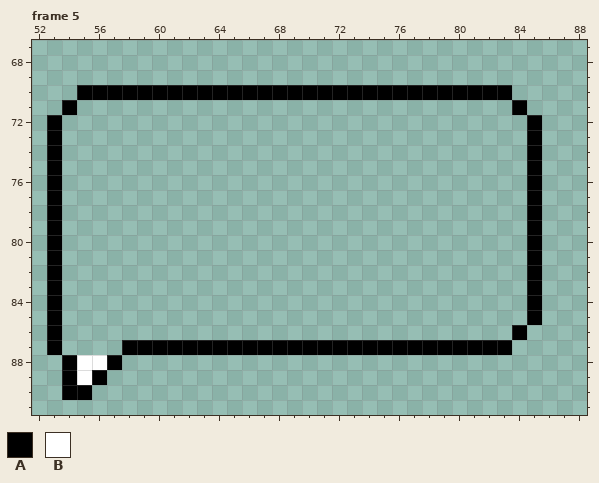
File history of a pixel-art file, Resources/Images/DialogCloud.aseprite. Above, as it was before the edit.
240x240 pixels, 5 frames. Shown: frame 5: x 52..88, y 67..91.
Visible layers, top first: "BottomBar", "RightBar", "LeftBar", "BottomRight", "TopBar", "TopRight", "TopLeft", "Dialog".
Palette (. is transparent): A #000000  B #ffffff
Pixels before, frame 5, first column x 53:
70 ..AAAAAAAAAAAAAAAAAAAAAAAAAAAAA..
71 .A.............................A.
72 A...............................A
73 A...............................A
74 A...............................A
75 A...............................A
76 A...............................A
77 A...............................A
78 A...............................A
79 A...............................A
80 A...............................A
81 A...............................A
82 A...............................A
83 A...............................A
84 A...............................A
85 A...............................A
86 A..............................A.
87 A....AAAAAAAAAAAAAAAAAAAAAAAAAA..
88 .ABBA............................
89 .ABA.............................
90 .AA..............................
After the commit:
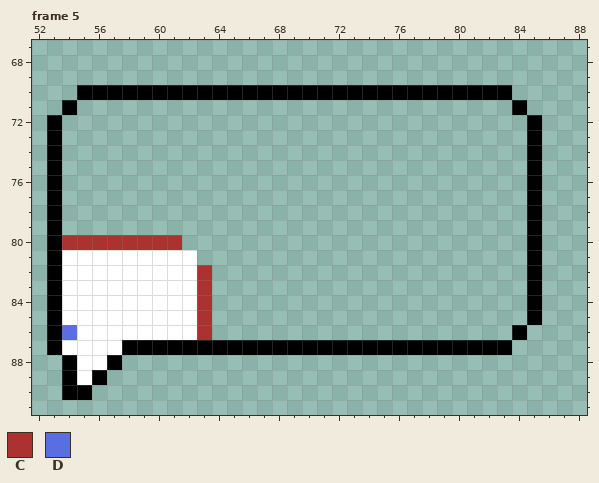
Colours new in this view: C #ac3232  D #5b6ee1
What changed:
{"where": "frame 5, layer \"Dialog\""}
{"frame":5,"y":80,"x":54,"old":"........","new":"CCCCCCCC"}
{"frame":5,"y":81,"x":54,"old":".........","new":"BBBBBBBBB"}
{"frame":5,"y":82,"x":54,"old":"..........","new":"BBBBBBBBBC"}
{"frame":5,"y":83,"x":54,"old":"..........","new":"BBBBBBBBBC"}
{"frame":5,"y":84,"x":54,"old":"..........","new":"BBBBBBBBBC"}
{"frame":5,"y":85,"x":54,"old":"..........","new":"BBBBBBBBBC"}
{"frame":5,"y":86,"x":54,"old":"..........","new":"DBBBBBBBBC"}
{"frame":5,"y":87,"x":54,"old":"....","new":"BBBB"}
{"label":"added","picture_box":[62,235,212,355]}
